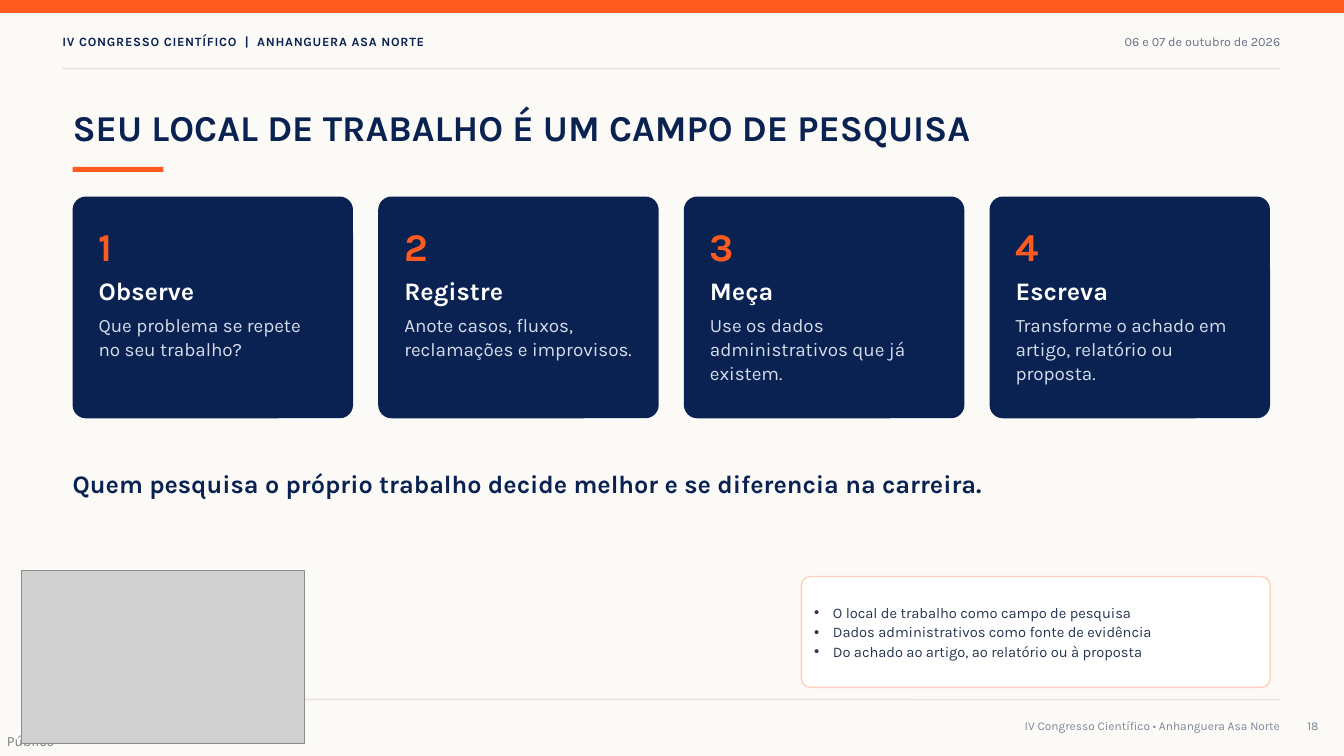
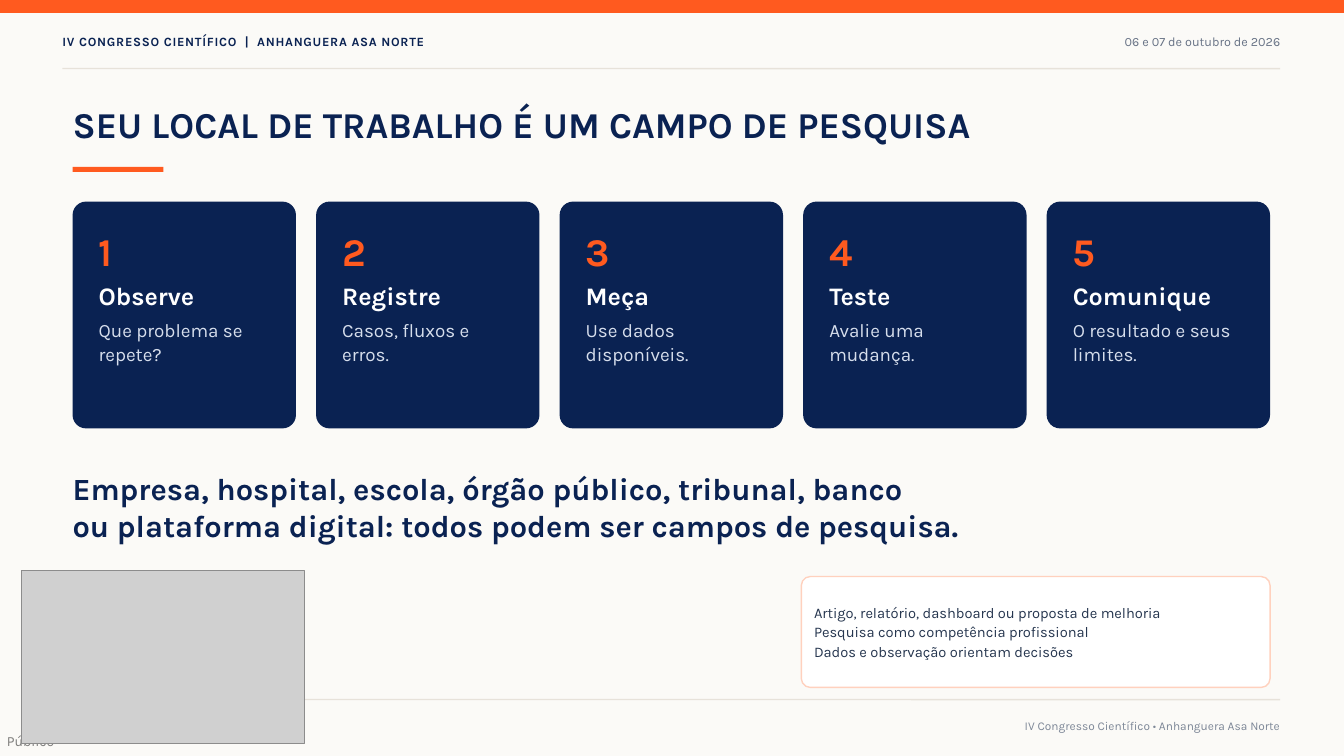
Before and after one commit to cnj-proj-icm/apresenta-o-anhanguera, a slide deck: slide 16 of Palestra_Igor_Caires_Machado_IV_Congresso.pptx (slide 18 before the commit). Drawn at 1344x756 pixels with LibreOffice and Linux fonts; fonts in the diff are those of the drawing; grey boxes stand for pictures. Boxes give left, top, right and bottom in pixels: in the first picture for what was removed or moved away, otherwise in the second. Text is boxed around its words. In the diff, an @@ line names an element or a change of style, - is before the commit and + after.

```diff
--- a/Palestra_Igor_Caires_Machado_IV_Congresso.pptx
+++ b/Palestra_Igor_Caires_Machado_IV_Congresso.pptx
@@ rounded rectangle "1": place and size @@
-rounded rectangle "1" at (73,197,353,418)
+rounded rectangle "1" at (73,202,296,429)
@@ rounded rectangle "2": place and size @@
-rounded rectangle "2" at (378,197,658,418)
+rounded rectangle "2" at (317,202,540,429)
@@ rounded rectangle "3": place and size @@
-rounded rectangle "3" at (685,197,965,418)
+rounded rectangle "3" at (560,202,783,429)
@@ rounded rectangle "4": place and size @@
-rounded rectangle "4" at (990,197,1270,418)
+rounded rectangle "4" at (804,202,1027,429)
@@ rounded rectangle added at (1047,202,1270,429), fill #0A2252, 13.5 pt, text #D6DEEC @@
+5
+Comunique
+O resultado e seus limites.
@@ text in rounded rectangle at (829,288,923,365): text changed @@
-Escreva
-Transforme o achado em artigo, relatório ou proposta.
+Teste
+Avalie uma mudança.
@@ text in rounded rectangle at (99,324,243,366): text changed @@
-Que problema se repete no seu trabalho?
+Que problema se repete?
@@ text in rounded rectangle at (342,324,470,361): text changed @@
-Anote casos, fluxos, reclamações e improvisos.
+Casos, fluxos e erros.
@@ text in rounded rectangle at (586,324,689,366): text changed @@
-Use os dados administrativos que já existem.
+Use dados disponíveis.
@@ text at (73,476,958,545): text changed; size 18 to 22 pt @@
-Quem pesquisa o próprio trabalho decide melhor e se diferencia na carreira.
+Empresa, hospital, escola, órgão público, tribunal, banco
+ou plataforma digital: todos podem ser campos de pesquisa.
@@ text in rounded rectangle at (814,607,1161,660): text changed @@
-• O local de trabalho como campo de pesquisa
-• Dados administrativos como fonte de evidência
-• Do achado ao artigo, ao relatório ou à proposta
+Artigo, relatório, dashboard ou proposta de melhoria
+Pesquisa como competência profissional
+Dados e observação orientam decisões
@@ page number removed at (1307,722,1318,730) @@
-18
```
Also in this commit, not shown: 12 other slides changed, 11 slides added, 10 slides removed, 21 other files.
